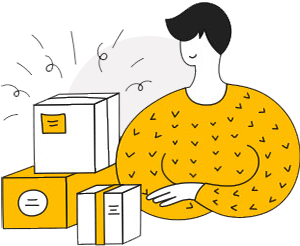
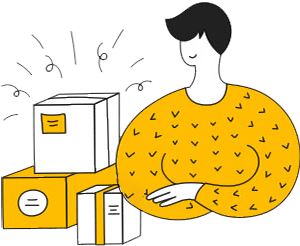
The second 300 × 246 image is a revision of the first. Changes to its layers:
added layer "Layer 2" above "Layer 1" over [114, 36, 226, 215]
painted on "Layer 1" over [15, 36, 226, 215]
added layer "Layer 3" above "Ellipse 1" over [15, 36, 153, 121]
hid "Ellipse 1", painted on it over [68, 36, 226, 208]
